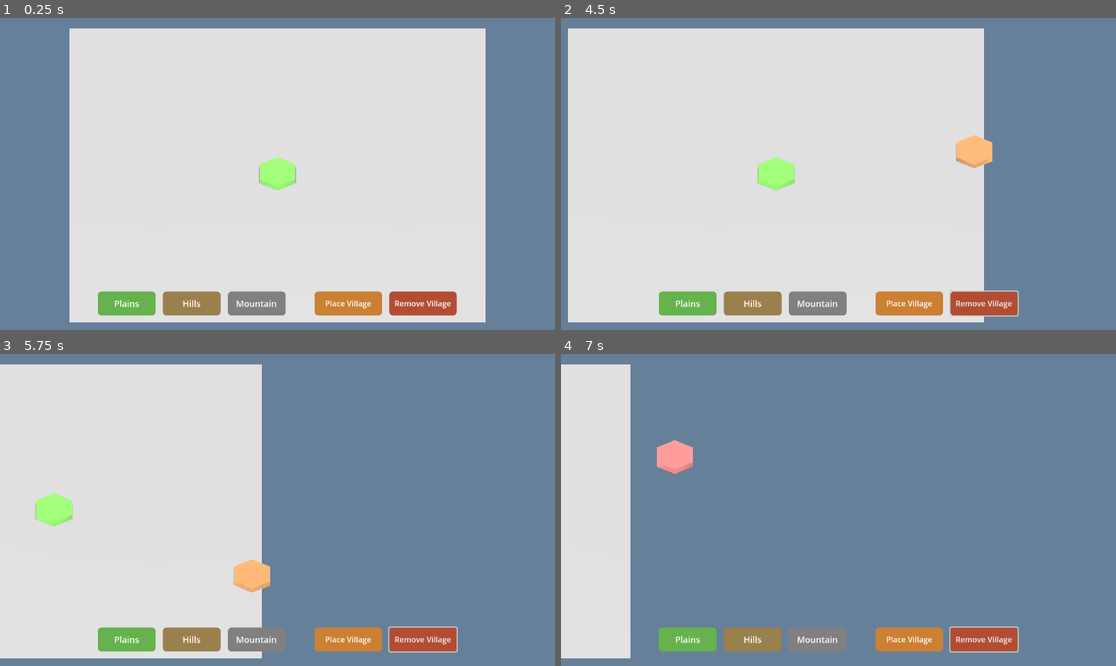
Above: before the commit, frames 1-4 (two rows, left to right).
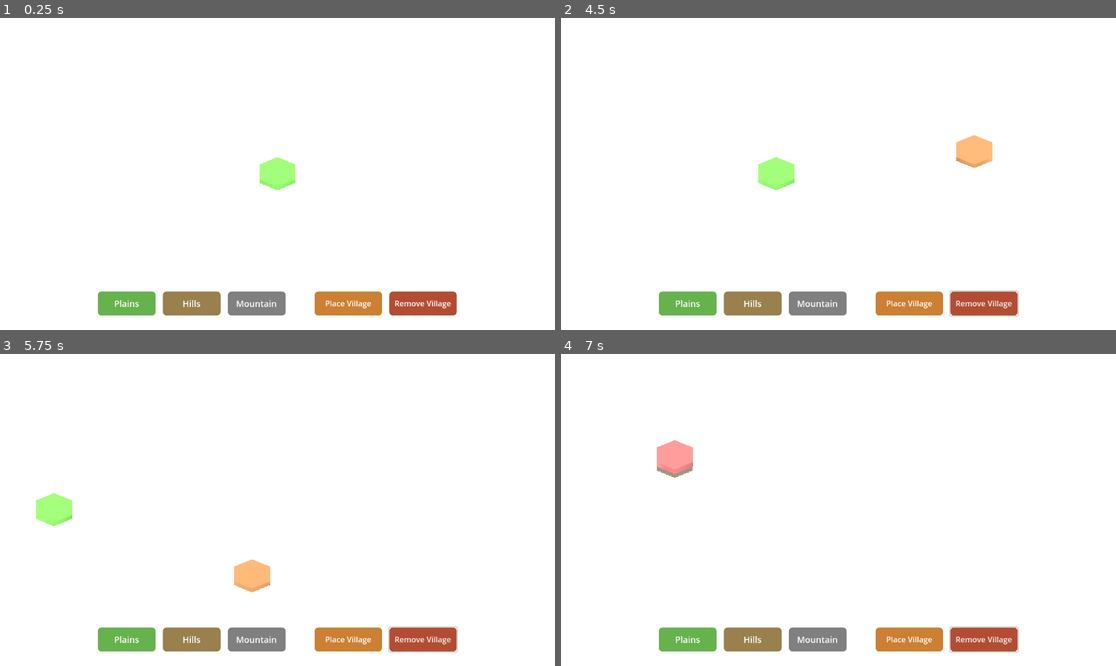
Above: after the commit, the same moments.

Repository: antony-carrard/khaos
Game: Godot game, scene res://main.tscn
The game is run twice, just before and just after one commit, with the same random seed, the same clock (stepped at 60 frames per second) and the same inputs.
Inputs (mouse positions are in pixels of both pictures, inside the frame that each line leads up to):
- Up to frame 1 (0.25 s): no input
- Up to frame 2 (4.5 s): click "Plains" at 0.5 s; click "Hills" at 1.25 s; click "Mountain" at 2 s; click "Place Village" at 2.75 s; click "Remove Village" at 3.5 s; tap Enter at 4.25 s; move the mouse to (960, 158) at 4.27 s; hold D from 4.28 s (still down); tap 1 at 4.35 s; click (960, 158) at 4.42 s
- Up to frame 3 (5.75 s): release D at 5 s; drag from (166, 525) to (249, 572) at 5.02 s
- Up to frame 4 (7 s): tap Space at 5.75 s; move the mouse to (894, 441) at 5.77 s; hold D 5.78-6.5 s; tap 3 at 5.85 s; drag from (810, 572) to (672, 463) at 6.52 s

The runs differ from the first frame. In frame 1, 95% of the frame differs, in the area x 0-100%, y 0-100%; in frame 2, 95%; in frame 3, 95%; in frame 4, 95%.

Commit message:
Expanded table plane and added light tan material
- Increased table size from 20x20 to 100x100 to cover camera pan range
- Added light tan StandardMaterial3D for warm, neutral surface
- Complements green/brown/gray tile theme

🤖 Generated with [Claude Code](https://claude.com/claude-code)

Co-Authored-By: Claude Sonnet 4.5 <noreply@anthropic.com>

Diff:
--- a/main.tscn
+++ b/main.tscn
@@ -10,8 +10,12 @@
 ambient_light_color = Color(1, 1, 1, 1)
 ambient_light_energy = 0.5
 
+[sub_resource type="StandardMaterial3D" id="StandardMaterial3D_table"]
+albedo_color = Color(0.85, 0.8, 0.7, 1)
+
 [sub_resource type="PlaneMesh" id="PlaneMesh_table"]
-size = Vector2(20, 20)
+material = SubResource("StandardMaterial3D_table")
+size = Vector2(100, 100)
 
 [sub_resource type="WorldBoundaryShape3D" id="WorldBoundaryShape3D_ground"]
 
Not shown: 1 places in main.tscn that only renumber resources
